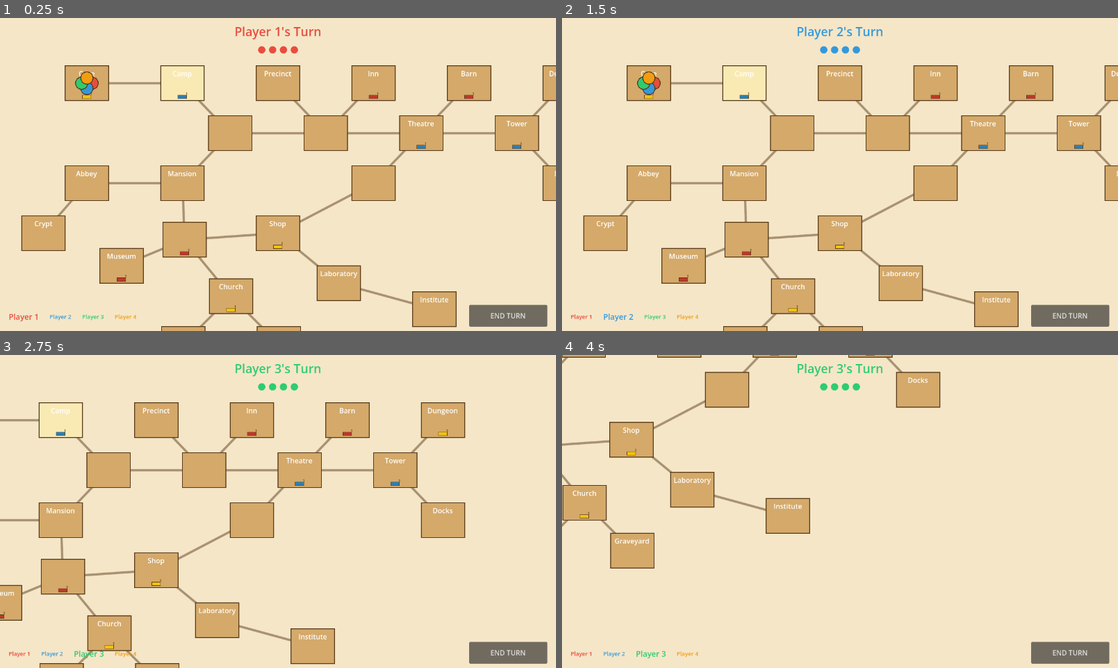
Above: before the commit, frames 1-4 (two rows, left to right).
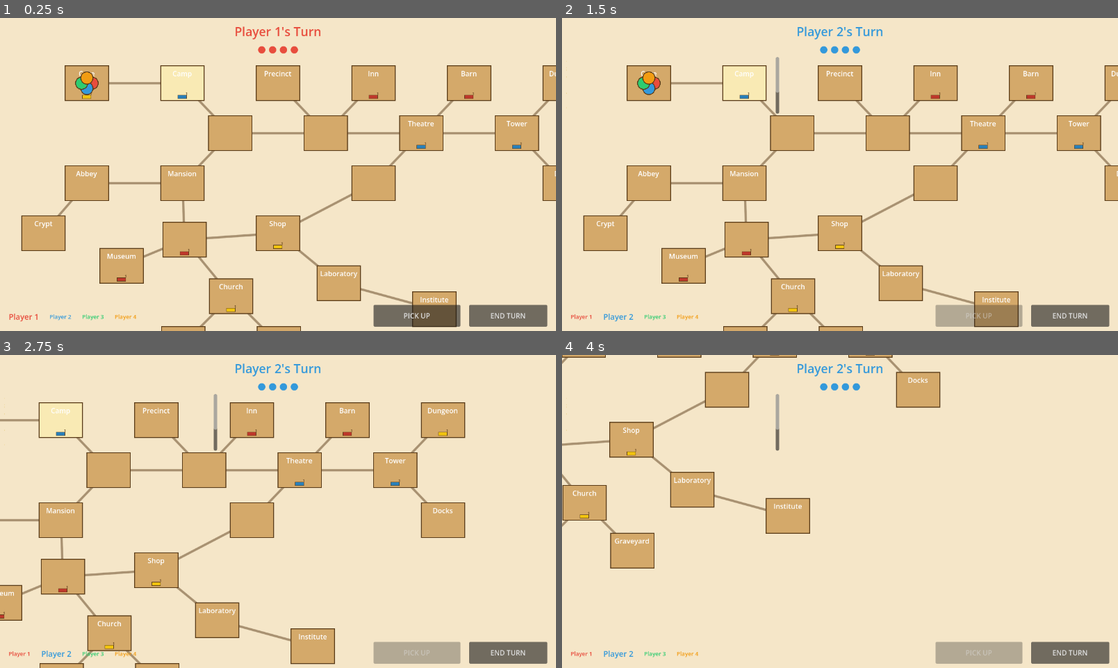
Above: after the commit, the same moments.

Repository: arlopurcell/horrified-board-game
Game: Godot game, scene res://scenes/Main.tscn
Two runs of this game, one before a commit and one after it. Both use one fixed random seed, a clock stepped at 60 frames per second and the inputs below. The project has no main scene, so this scene is started directly.
Inputs (mouse positions are in pixels of both pictures, inside the frame that each line leads up to):
- Up to frame 1 (0.25 s): no input
- Up to frame 2 (1.5 s): click "END TURN" at 0.5 s; click (979, 315) at 1.25 s, where only the run after the commit has a clickable "PICK UP"
- Up to frame 3 (2.75 s): tap Enter at 2 s; move the mouse to (66, 401) at 2.02 s; hold D from 2.03 s (still down); click (66, 401) at 2.17 s
- Up to frame 4 (4 s): move the mouse to (600, 401) at 2.77 s; release D at 2.78 s; hold S 2.78-3.53 s; click (600, 401) at 2.92 s; move the mouse to (784, 380) at 3.52 s; hold D from 3.53 s (still down); click (784, 380) at 3.67 s

The runs differ from the first frame. In frame 1, 1.1% of the frame differs, in the area x 67-83%, y 91-99%; in frame 2, 1.2%; in frame 3, 1.7%; in frame 4, 1.7%, in the area x 0-83%, y 2-99%.

Commit message:
feat: add inventory panel and Pick Up button to UI

Diff:
--- a/scenes/UI.gd
+++ b/scenes/UI.gd
@@ -4,55 +4,89 @@
 @onready var player_roster: HBoxContainer = $PlayerRoster
 @onready var end_turn_button: Button = $EndTurnButton
 @onready var moves_indicator: Label = $MovesIndicator
+@onready var inventory_list: RichTextLabel = $InventoryScroll/InventoryList
+@onready var pickup_button: Button = $PickupButton
 
 func _ready() -> void:
-    end_turn_button.pressed.connect(_on_end_turn_pressed)
-    GameManager.turn_changed.connect(_on_turn_changed)
-    GameManager.player_moved.connect(_on_player_moved)
+	end_turn_button.pressed.connect(_on_end_turn_pressed)
+	pickup_button.pressed.connect(_on_pickup_pressed)
+	GameManager.turn_changed.connect(_on_turn_changed)
+	GameManager.player_moved.connect(_on_player_moved)
+	GameManager.items_changed.connect(_on_items_changed)
 
 func setup(player_list: Array[PlayerData]) -> void:
-    for child in player_roster.get_children():
-        child.queue_free()
-    for i in range(player_list.size()):
-        var lbl := Label.new()
-        lbl.text = player_list[i].player_name
-        lbl.add_theme_color_override("font_color", player_list[i].color)
-        lbl.add_theme_font_size_override("font_size", 14)
-        lbl.name = "Player" + str(i)
-        player_roster.add_child(lbl)
-    _refresh_turn_display()
+	for child in player_roster.get_children():
+		child.queue_free()
+	for i in range(player_list.size()):
+		var lbl := Label.new()
+		lbl.text = player_list[i].player_name
+		lbl.add_theme_color_override("font_color", player_list[i].color)
+		lbl.add_theme_font_size_override("font_size", 14)
+		lbl.name = "Player" + str(i)
+		player_roster.add_child(lbl)
+	_refresh_turn_display()
 
 func _on_end_turn_pressed() -> void:
-    GameManager.end_turn()
+	GameManager.end_turn()
+
+func _on_pickup_pressed() -> void:
+	GameManager.try_pickup()
 
 func _on_turn_changed(_player_index: int) -> void:
-    _refresh_turn_display()
+	_refresh_turn_display()
 
 func _on_player_moved(_player_index: int, _space_id: int) -> void:
-    _update_moves_indicator()
+	_update_moves_indicator()
+	_refresh_pickup_button()
+
+func _on_items_changed() -> void:
+	_refresh_inventory()
+	_refresh_pickup_button()
 
 func _refresh_turn_display() -> void:
-    var active := GameManager.get_active_player()
-    if active == null:
-        return
-    turn_banner.text = active.player_name + "'s Turn"
-    turn_banner.add_theme_color_override("font_color", active.color)
-    for i in range(player_roster.get_child_count()):
-        var lbl := player_roster.get_child(i) as Label
-        if lbl == null:
-            continue
-        var is_active := (i == GameManager.active_player_index)
-        lbl.add_theme_font_size_override("font_size", 18 if is_active else 13)
-    _update_moves_indicator()
+	var active := GameManager.get_active_player()
+	if active == null:
+		return
+	turn_banner.text = active.player_name + "'s Turn"
+	turn_banner.add_theme_color_override("font_color", active.color)
+	for i in range(player_roster.get_child_count()):
+		var lbl := player_roster.get_child(i) as Label
+		if lbl == null:
+			continue
+		var is_active := (i == GameManager.active_player_index)
+		lbl.add_theme_font_size_override("font_size", 18 if is_active else 13)
+	_update_moves_indicator()
+	_refresh_inventory()
+	_refresh_pickup_button()
 
 func _update_moves_indicator() -> void:
-    var active := GameManager.get_active_player()
-    if active == null:
-        return
-    var remaining := GameManager.moves_remaining
-    var total := GameManager.MOVES_PER_TURN
-    var parts: Array[String] = []
-    for i in range(total):
-        parts.append("●" if i < remaining else "○")
-    moves_indicator.text = " ".join(parts)
-    moves_indicator.add_theme_color_override("font_color", active.color)
+	var active := GameManager.get_active_player()
+	if active == null:
+		return
+	var remaining := GameManager.moves_remaining
+	var total := GameManager.MOVES_PER_TURN
+	var parts: Array[String] = []
+	for i in range(total):
+		parts.append("●" if i < remaining else "○")
+	moves_indicator.text = " ".join(parts)
+	moves_indicator.add_theme_color_override("font_color", active.color)
+
+func _refresh_inventory() -> void:
+	var active := GameManager.get_active_player()
+	if active == null:
+		inventory_list.text = ""
+		return
+	var color_hex := {"red": "#c0392b", "blue": "#2980b9", "yellow": "#d4ac0d"}
+	var bbcode := ""
+	for item in active.inventory:
+		var item_data := item as ItemData
+		if item_data == null:
+			continue
+		var hex: String = color_hex.get(item_data.color, "#ffffff")
+		if bbcode != "":
+			bbcode += "\n"
+		bbcode += "[color=%s]● %s  %d[/color]" % [hex, item_data.item_name, item_data.strength]
+	inventory_list.text = bbcode
+
+func _refresh_pickup_button() -> void:
+	pickup_button.disabled = not GameManager.can_pickup()
--- a/scenes/UI.tscn
+++ b/scenes/UI.tscn
@@ -21,6 +21,19 @@
 vertical_alignment = 1
 theme_override_font_sizes/font_size = 22
 
+[node name="InventoryScroll" type="ScrollContainer" parent="."]
+offset_left = 10.0
+offset_top = 90.0
+offset_right = 500.0
+offset_bottom = 220.0
+
+[node name="InventoryList" type="RichTextLabel" parent="InventoryScroll"]
+layout_mode = 2
+bbcode_enabled = true
+fit_content = true
+scroll_active = false
+theme_override_font_sizes/normal_font_size = 13
+
 [node name="PlayerRoster" type="HBoxContainer" parent="."]
 anchor_top = 1.0
 anchor_right = 1.0
@@ -30,6 +43,18 @@
 offset_right = -220.0
 offset_bottom = -10.0
 theme_override_constants/separation = 24
+
+[node name="PickupButton" type="Button" parent="."]
+anchor_left = 1.0
+anchor_top = 1.0
+anchor_right = 1.0
+anchor_bottom = 1.0
+offset_left = -420.0
+offset_top = -60.0
+offset_right = -220.0
+offset_bottom = -10.0
+text = "PICK UP"
+theme_override_font_sizes/font_size = 16
 
 [node name="EndTurnButton" type="Button" parent="."]
 anchor_left = 1.0
